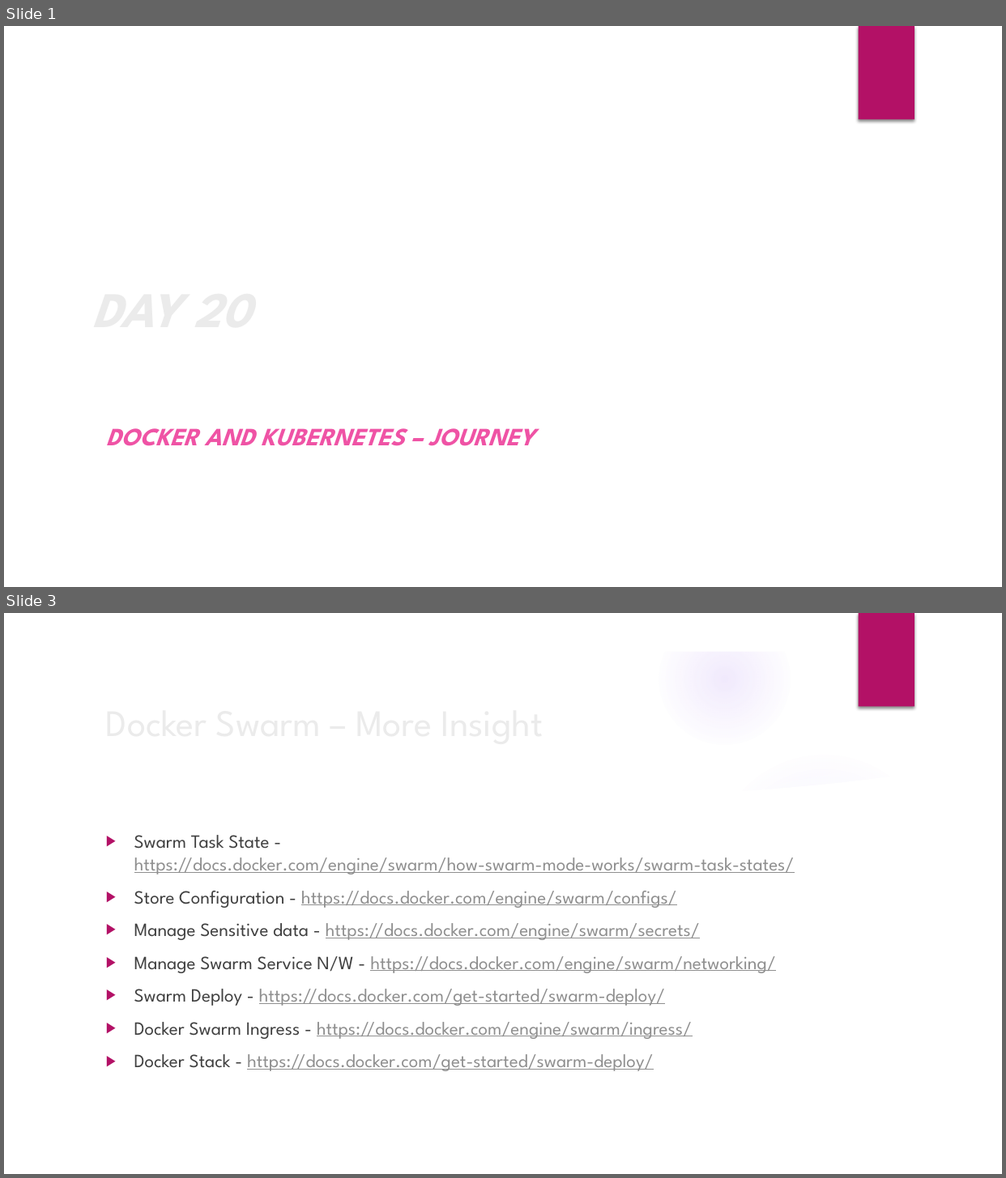
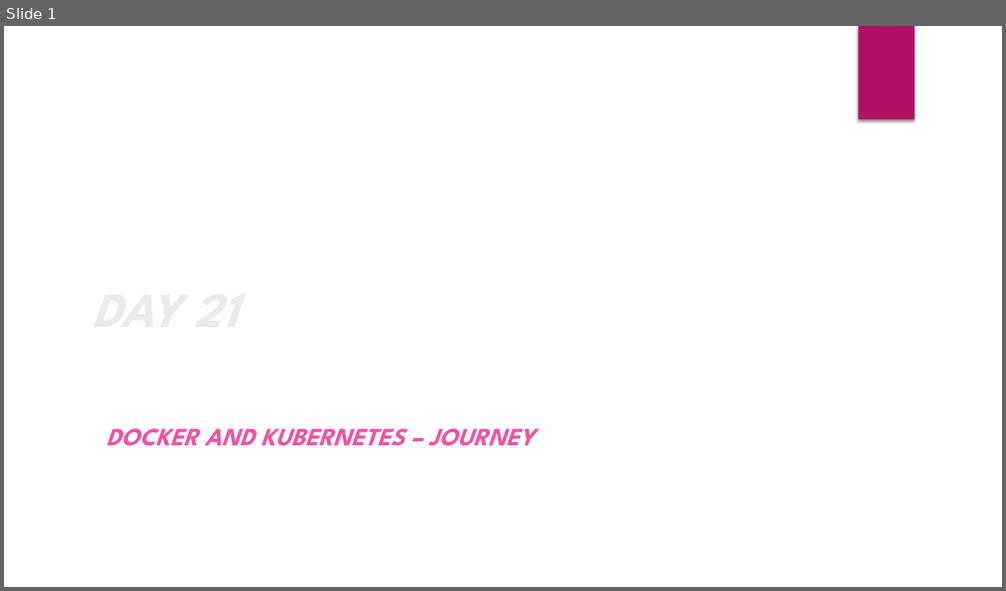
Before and after one commit to deepkumartraining/docker-k8s-April23, a slide deck: Day21/DockerAndKubernetes_Training-Day21.pptx. Shown one above the other, each under a label of ours: slides 1 and 3 before the commit, slide 1 after it; the slides between them are not shown. The pictures are 1006x1178 and 1006x591 pixels, drawn with LibreOffice and Linux fonts; fonts in the diff are those of the drawing; background and template pictures are left out. Boxes give left, top, right and bottom in pixels: in the first picture for what was removed or moved away, otherwise in the second. Text is boxed around its words. In the diff, an @@ line names an element or a change of style, - is before the commit and + after.

```diff
--- a/Day21/DockerAndKubernetes_Training-Day21.pptx
+++ b/Day21/DockerAndKubernetes_Training-Day21.pptx
@@ slide 3 removed at [4, 613, 1002, 1174], background picture (left out); not listed: 1 template element that a slide beside it also shows @@
@@ group removed at [4, 613, 1002, 1174]: 5 ellipses, 3 freeform shapes @@
@@ title removed at [98, 692, 816, 750] @@
-Docker Swarm – More Insight
@@ text removed at [134, 835, 795, 1071] @@
-▶ Swarm Task State - https://docs.docker.com/engine/swarm/how-swarm-mode-works/swarm-task-states/
-▶ Store Configuration - https://docs.docker.com/engine/swarm/configs/
-▶ Manage Sensitive data - https://docs.docker.com/engine/swarm/secrets/
-▶ Manage Swarm Service N/W - https://docs.docker.com/engine/swarm/networking/
-▶ Swarm Deploy - https://docs.docker.com/get-started/swarm-deploy/
-▶ Docker Swarm Ingress - https://docs.docker.com/engine/swarm/ingress/
-▶ Docker Stack - https://docs.docker.com/get-started/swarm-deploy/
@@ slide 1 changed as well @@
@@ title at [84, 199, 807, 417]: text changed @@
-DAY 20
+DAY 21
```
Also in this commit, not shown: 2 other slides changed, 8 slides added.
